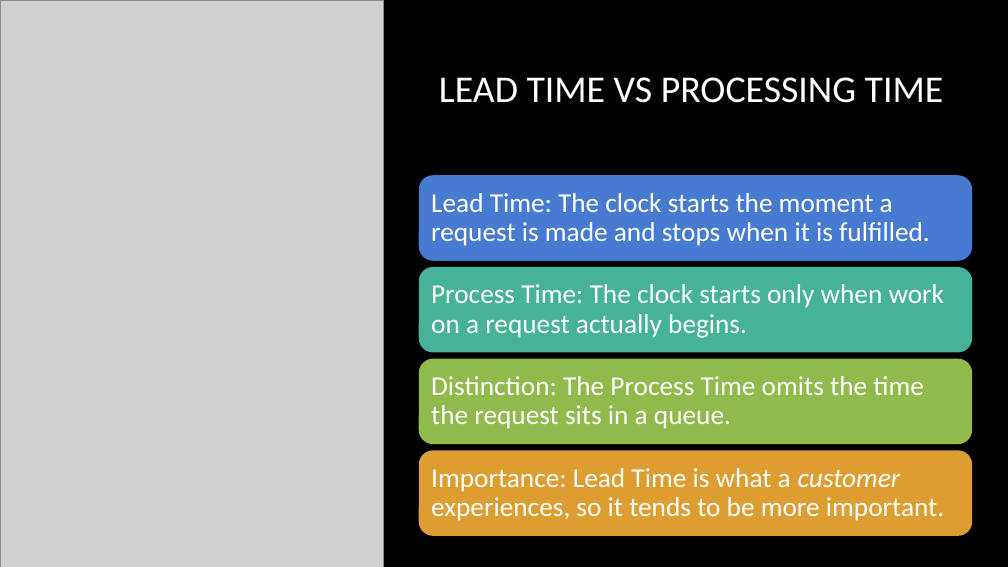
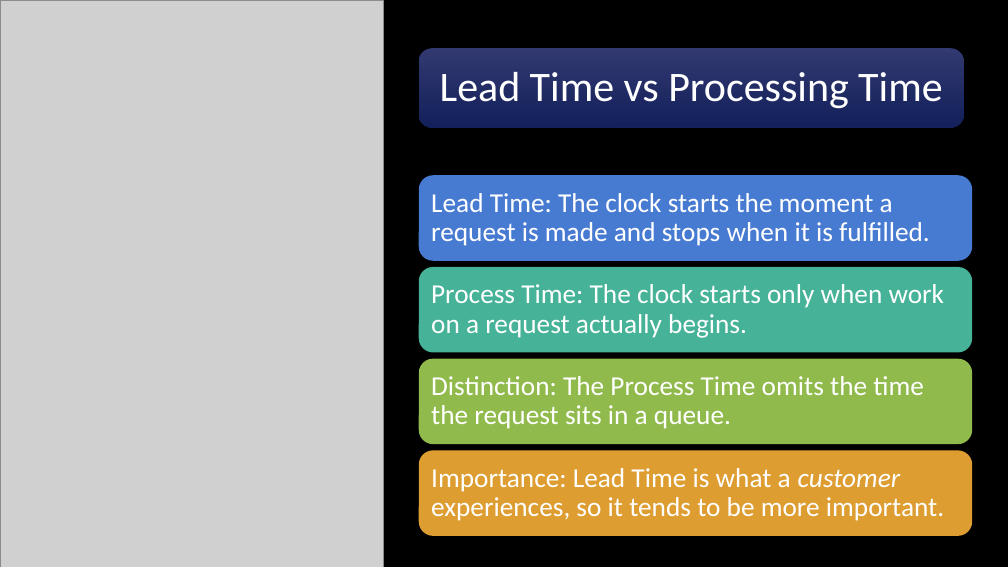
Before and after one commit to BobbyJoeCool/CSD-380, a slide deck: slide 4 of Module-1/Assignment 1.2.pptx. Drawn at 1008x567 pixels with LibreOffice and Linux fonts; fonts in the diff are those of the drawing; grey boxes stand for pictures; background and template pictures are left out. Boxes give left, top, right and bottom in pixels: in the first picture for what was removed or moved away, otherwise in the second. Text is boxed around its words. In the diff, an @@ line names an element or a change of style, - is before the commit and + after.

```diff
--- a/Module-1/Assignment 1.2.pptx
+++ b/Module-1/Assignment 1.2.pptx
@@ rounded rectangle added at (419,48,964,128), fill gradient #333A72 to #14205A @@
@@ text at (440,72,942,108): text changed; size 36 to 40 pt @@
-LEAD TIME VS PROCESSING TIME
+Lead Time vs Processing Time
```
Also in this commit, not shown: 3 other slides changed, 5 slides added.
